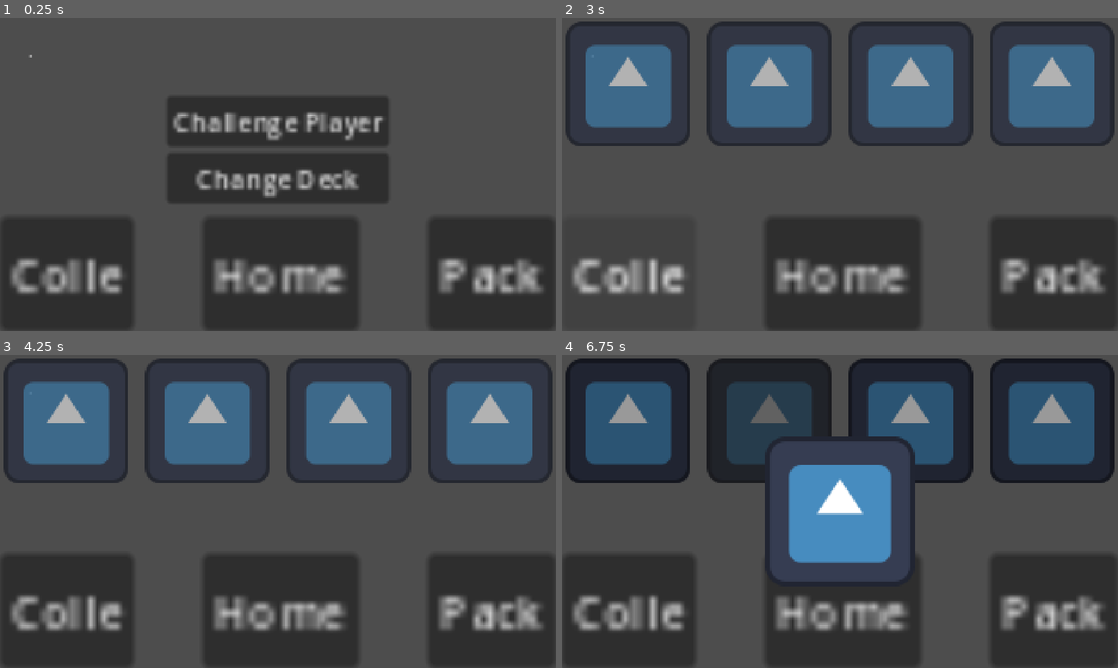
Above: before the commit, frames 1-4 (two rows, left to right).
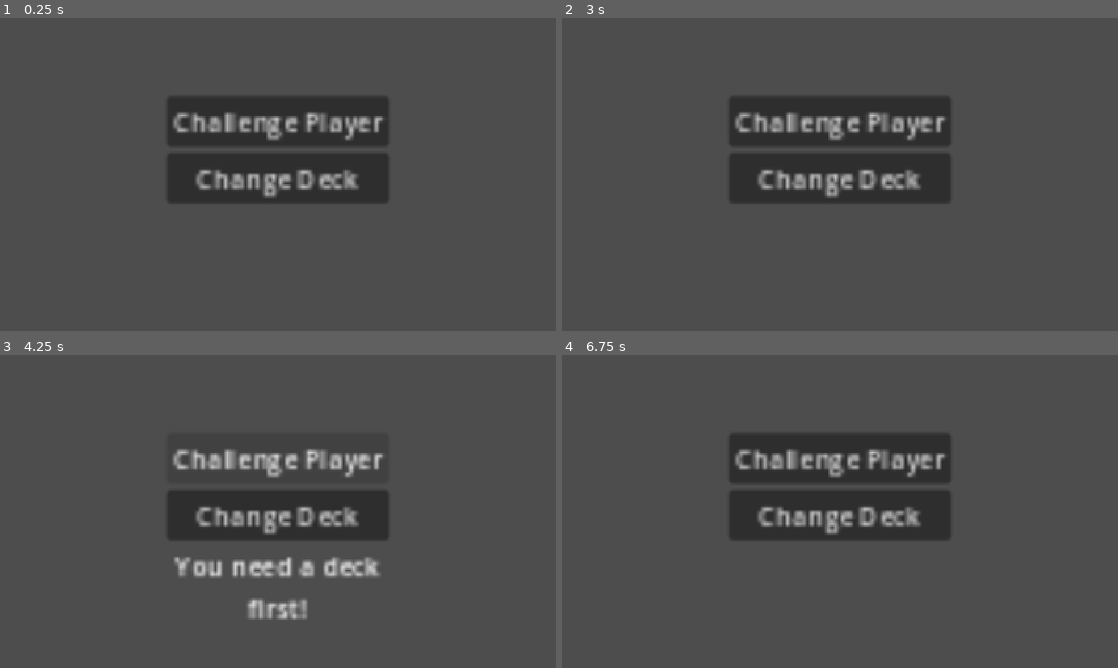
Above: after the commit, the same moments.

Repository: Simon-Kahre/nTCG
Game: Godot game, scene res://scenes/main.tscn
Two runs of this game, one before a commit and one after it. Both use one fixed random seed, a clock stepped at 60 frames per second and the inputs below. Before the commit the project starts from res://scenes/testingEnv.tscn. The engine's default icon, where the game draws it, is replaced by a stand-in: a white triangle on a blue panel in a dark square.
Inputs (mouse positions are in pixels of both pictures, inside the frame that each line leads up to):
- Up to frame 1 (0.25 s): no input
- Up to frame 2 (3 s): click (845, 274) at 0.5 s, where only the run before the commit has a clickable "Home"; click "Change Deck" at 1.25 s; click "Confirm" at 2 s; click (628, 274) at 2.75 s, where only the run before the commit has a clickable "Colle"
- Up to frame 3 (4.25 s): click (278, 458) at 3.5 s, where only the run after the commit has a clickable "Challenge Player"
- Up to frame 4 (6.75 s): click (1051, 611) at 4.25 s, where only the run before the commit has a clickable "Pack"; click (584, 373) at 5.02 s; click (628, 611) at 5.75 s, where only the run before the commit has a clickable "Colle"; click (628, 420) at 6.52 s

The runs differ from the first frame. In frame 1, 23% of the frame differs, in the area x 0-100%, y 11-100%; in frame 2, 55%; in frame 3, 62%; in frame 4, 63%, in the area x 0-100%, y 1-100%.

Commit message:
Create the main scene node

Diff:
--- a/trading-card-game/project.godot
+++ b/trading-card-game/project.godot
@@ -11,7 +11,7 @@
 [application]
 
 config/name="tradingCardGame"
-run/main_scene="uid://iyjrpsgqx8m7"
+run/main_scene="uid://c5ynqehiijpeb"
 config/features=PackedStringArray("4.7", "Mobile")
 config/icon="res://assets/sprites/icon.svg"
 
--- /dev/null
+++ b/trading-card-game/scenes/main.tscn
@@ -0,0 +1,9 @@
+[gd_scene format=3 uid="uid://c5ynqehiijpeb"]
+
+[ext_resource type="Script" uid="uid://cc5lhh422yf62" path="res://scripts/main.gd" id="1_o5qli"]
+[ext_resource type="PackedScene" uid="uid://d2740yerop1g" path="res://scenes/home.tscn" id="2_0wfyh"]
+
+[node name="Main" type="Node2D" unique_id=1447174633]
+script = ExtResource("1_o5qli")
+
+[node name="Home" parent="." unique_id=2091955014 instance=ExtResource("2_0wfyh")]
--- a/trading-card-game/scripts/home.gd
+++ b/trading-card-game/scripts/home.gd
@@ -39,7 +39,8 @@
 	$VBoxContainer/Button2.visible = false
 	$VBoxContainer/Button.disabled = true
 	$VBoxContainer/Button2.disabled = true
-	get_parent().find_child("HBoxContainer").visible = false
+	if get_parent().find_child("HBoxContainer"):
+		get_parent().find_child("HBoxContainer").visible = false
 	for child in self.get_children():
 		if child.name == "DeckBuilder":
 			child.update_scroll_container()
@@ -54,7 +55,8 @@
 	$VBoxContainer/Button2.visible = true
 	$VBoxContainer/Button.disabled = false
 	$VBoxContainer/Button2.disabled = false
-	get_parent().find_child("HBoxContainer").visible = true
+	if get_parent().find_child("HBoxContainer"):
+		get_parent().find_child("HBoxContainer").visible = true
 	for child in self.get_children():
 		if child.name == "DeckBuilder":
 			child.visible = false
--- /dev/null
+++ b/trading-card-game/scripts/main.gd
@@ -0,0 +1,65 @@
+extends Node2D
+
+var socket = WebSocketPeer.new()
+@export var webSocketUrl = "ws://localhost:3000"
+
+
+var allCards: Array[PackedScene]
+
+func _ready() -> void:
+	#Player.username = "simkah"
+
+
+	if !Player.accessedDatabse:
+		var err = socket.connect_to_url(webSocketUrl)
+
+	var dir = DirAccess.open("res://assets/createdObjects/cards")
+	if dir:
+		dir.list_dir_begin()
+		var card = dir.get_next()
+		while card != "":
+			if not dir.current_is_dir():
+				allCards.append(load(dir.get_current_dir()+"/"+card))
+			card = dir.get_next()
+	else:
+		print("An error has occured. Path for cards is not found.")
+
+	Player.load_player(allCards)
+
+"""func _unhandled_key_input(event: InputEvent) -> void:
+	if event is InputEventKey:
+		if event.pressed and event.keycode == KEY_C and currentScene != availableScenes.COLLECTION:
+			switch_scene(availableScenes.COLLECTION)
+		elif event.pressed and event.keycode == KEY_SPACE and currentScene != availableScenes.HOME:
+			switch_scene(availableScenes.HOME)
+		elif event.pressed and event.keycode == KEY_P and currentScene != availableScenes.PACK:
+			switch_scene(availableScenes.PACK)"""
+
+func _process(_delta: float) -> void:
+	if socket.get_ready_state() == WebSocketPeer.STATE_OPEN && !Player.accessedDatabse  && Player.gotUsername:
+		socket.send_text(JSON.stringify({type = "database", username = Player.username}))
+		Player.accessedDatabse = true
+
+	while socket.get_available_packet_count() > 0:
+		var packet = socket.get_packet()
+		var text = packet.get_string_from_utf8()
+		var data = JSON.parse_string(text)
+
+		if data == null:
+			print("Invalid JSON")
+			continue
+
+		for i in range(len(data)):
+			var id = int(data[i]["cardId"])
+			var count = int(data[i]["cardCount"])
+			for j in range(count):
+				var card: PackedScene
+				match id:
+					1:
+						card = load("res://assets/createdObjects/cards/testcard.tscn")
+					2:
+						card = load("res://assets/createdObjects/cards/testcard2.tscn")
+					3:
+						card = load("res://assets/createdObjects/cards/testcard3.tscn")
+				Player.cards.append(card)
+		socket.close()
Not shown, added: trading-card-game/scripts/main.gd.uid
